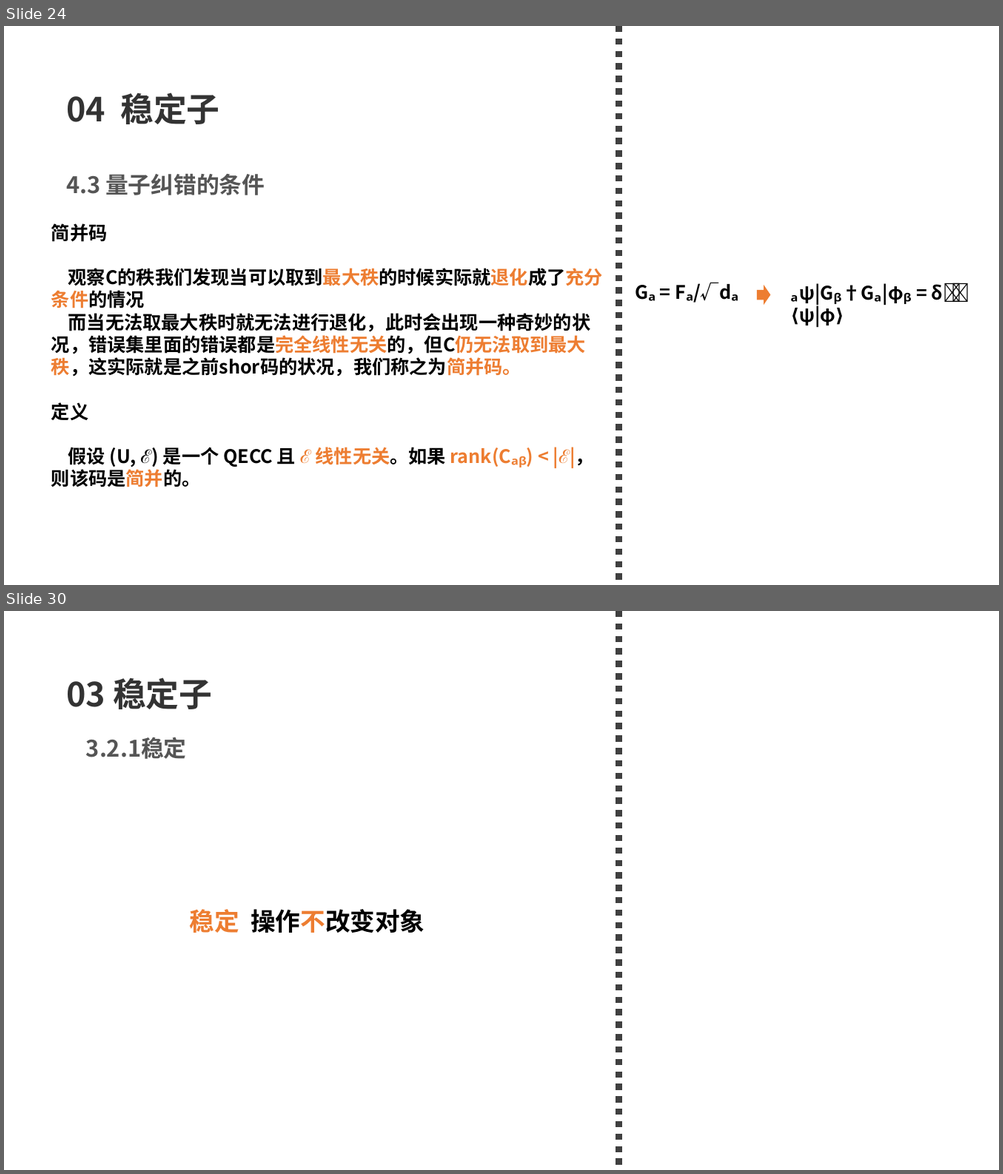
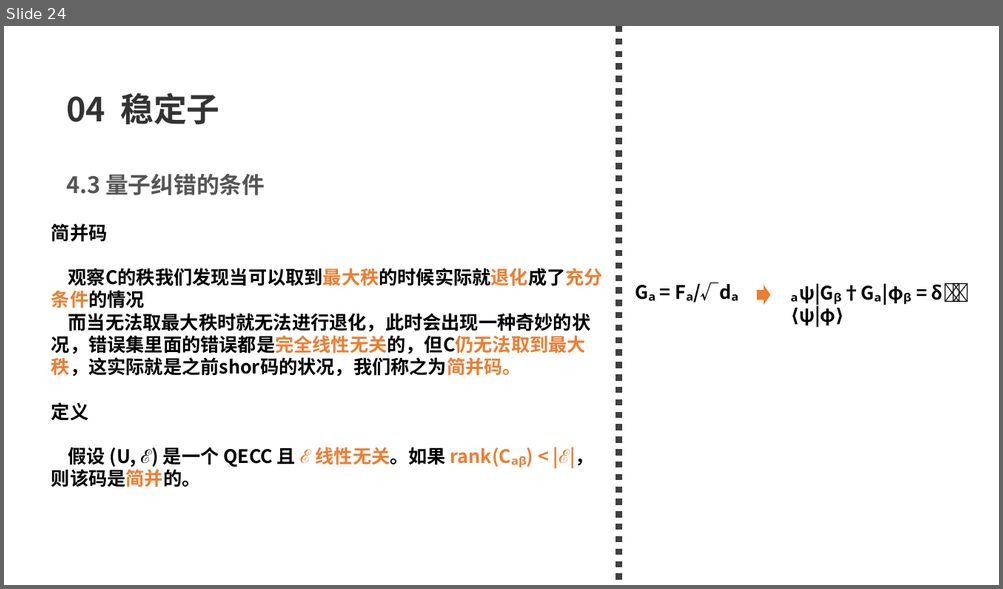
Before and after one commit to 77-223255/LM_QEC, a slide deck: what_i_learn/2026_量子纠错导论.pptx. Shown one above the other, each under a label of ours: slides 24 and 30 before the commit, slide 24 after it; the slides between them are not shown. The pictures are 1003x1174 and 1003x589 pixels, drawn with LibreOffice and Linux fonts; fonts in the diff are those of the drawing. Boxes give left, top, right and bottom in pixels: in the first picture for what was removed or moved away, otherwise in the second. Text is boxed around its words. In the diff, an @@ line names an element or a change of style, - is before the commit and + after.

```diff
--- a/what_i_learn/2026_量子纠错导论.pptx
+++ b/what_i_learn/2026_量子纠错导论.pptx
@@ slide 30 removed at (4,611,999,1170), background #FFFFFF @@
@@ line removed from (619, 611) to (619, 1170) @@
@@ text removed at (66,678,212,709) @@
-03 稳定子
@@ text removed at (86,737,187,759) @@
-3.2.1稳定
@@ text removed at (190,909,424,933) @@
-稳定 操作不改变对象
```
Also in this commit, not shown: 2 slides changed, 6 slides added, 8 other slides removed, 2 other files.
